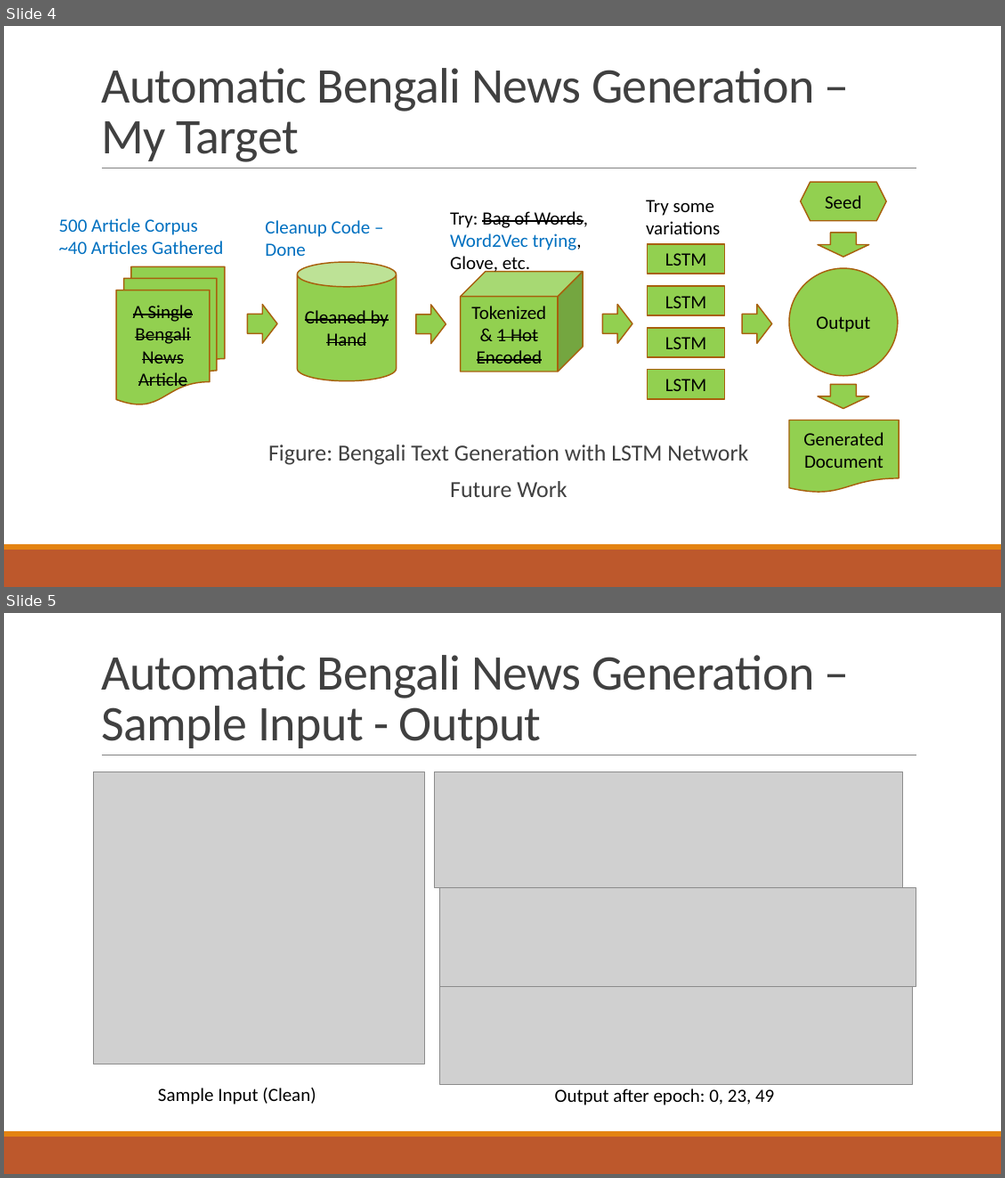
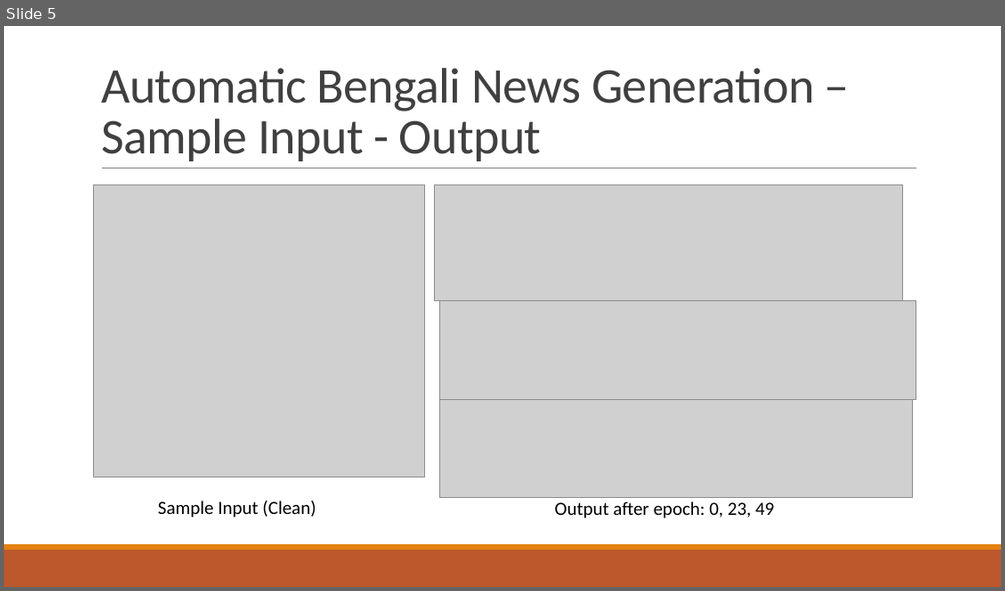
Before and after one commit to minhazul-alam/News_Gen, a slide deck: Minhaz_Shahadat/Bengali_News_Generation.pptx. Shown one above the other, each under a label of ours: slides 4 and 5 before the commit, slide 5 after it. The pictures are 1005x1178 and 1005x591 pixels, drawn with LibreOffice and Linux fonts; fonts in the diff are those of the drawing; grey boxes stand for pictures. Boxes give left, top, right and bottom in pixels: in the first picture for what was removed or moved away, otherwise in the second. Text is boxed around its words. In the diff, an @@ line names an element or a change of style, - is before the commit and + after.

```diff
--- a/Minhaz_Shahadat/Bengali_News_Generation.pptx
+++ b/Minhaz_Shahadat/Bengali_News_Generation.pptx
@@ slide 4 removed at bbox=[4, 26, 1001, 587], background #FFFFFF; not listed: 3 template elements that a slide beside it also shows @@
@@ title removed at bbox=[101, 68, 814, 162] @@
-Automatic Bengali News Generation – My Target
@@ text removed at bbox=[450, 211, 588, 275] @@
-Try: Bag of Words, Word2Vec trying, Glove, etc.
@@ text removed at bbox=[646, 200, 720, 234] @@
-Try some variations
@@ text removed at bbox=[59, 218, 223, 254] @@
-500 Article Corpus
-~40 Articles Gathered
@@ text removed at bbox=[265, 220, 371, 256] @@
-Cleanup Code –
-Done
@@ group removed at bbox=[116, 182, 898, 492]: 4 rectangles, 4 right arrows, 2 down arrows, 1 cylinder, 1 cube, 1 flow chart multidocument, 1 ellipse, 1 hexagon, 1 flow chart document @@
-Cleaned by Hand
-Tokenized & 1 Hot Encoded
-A Single Bengali News Article
-LSTM
-LSTM
-LSTM
-LSTM
-Output
-Seed
-Generated Document
@@ text removed at bbox=[268, 444, 748, 497] @@
-  Figure: Bengali Text Generation with LSTM Network
-  Future Work
```
Also in this commit, not shown: 2 slides changed, 1 slide added.
